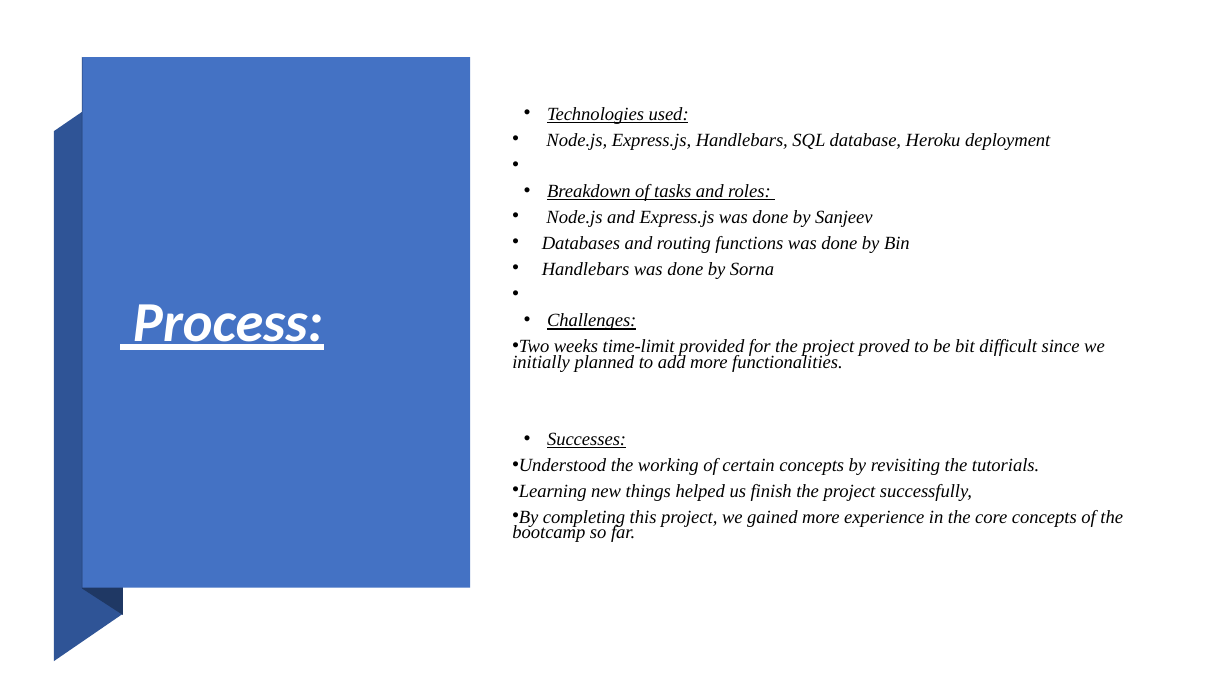
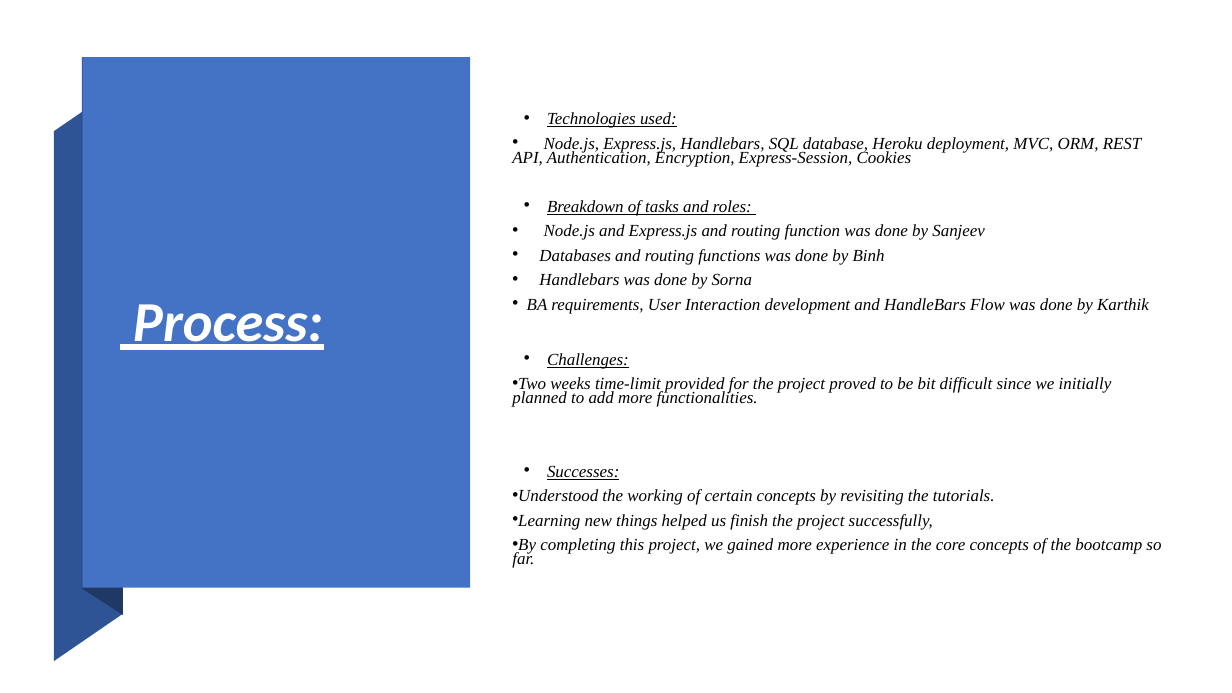
Before and after one commit to SanjeevKumar-DEV/Doctor-Appointment, a slide deck: slide 6 of project-documents/Docto_ Appointment.pptx (slide 4 before the commit). Drawn at 1232x693 pixels with LibreOffice and Linux fonts; fonts in the diff are those of the drawing. Boxes give left, top, right and bottom in pixels: in the first picture for what was removed or moved away, otherwise in the second. Text is boxed around its words. In the diff, an @@ line names an element or a change of style, - is before the commit and + after.

```diff
--- a/project-documents/Docto_ Appointment.pptx
+++ b/project-documents/Docto_ Appointment.pptx
@@ subtitle at (512, 112, 1161, 568): size 14.4 to 13.2 pt in "Technologies used:", "Breakdown of tasks and roles:", "Handlebars was done by Sorna", "Challenges:" and 5 more places @@
@@ subtitle at (512, 137, 1142, 167): text changed; size 14.4 to 13.2 pt @@
-• Node.js, Express.js, Handlebars, SQL database, Heroku deployment
+• Node.js, Express.js, Handlebars, SQL database, Heroku deployment, MVC, ORM, REST API, Authentication, Encryption, Express-Session, Cookies
@@ subtitle at (539, 224, 985, 265): text changed; size 14.4 to 13.2 pt @@
-• Node.js and Express.js was done by Sanjeev
-• Databases and routing functions was done by Bin
+• Node.js and Express.js and routing function was done by Sanjeev
+• Databases and routing functions was done by Binh
@@ subtitle at (527, 298, 1149, 314): paragraph added @@
+• BA requirements, User Interaction development and HandleBars Flow was done by Karthik
```
Also in this commit, not shown: 1 other slide changed, 2 slides added, 2 other files.
